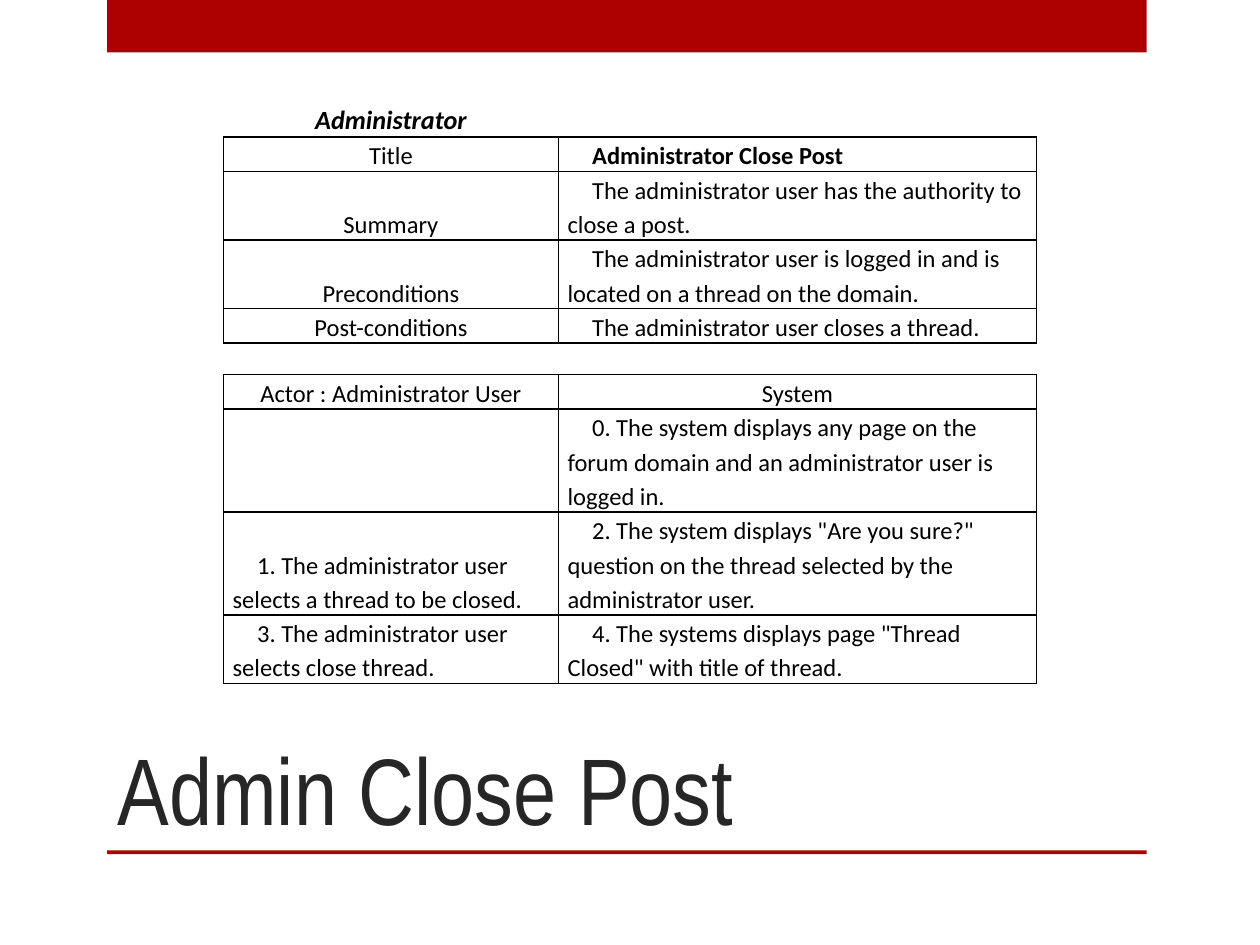
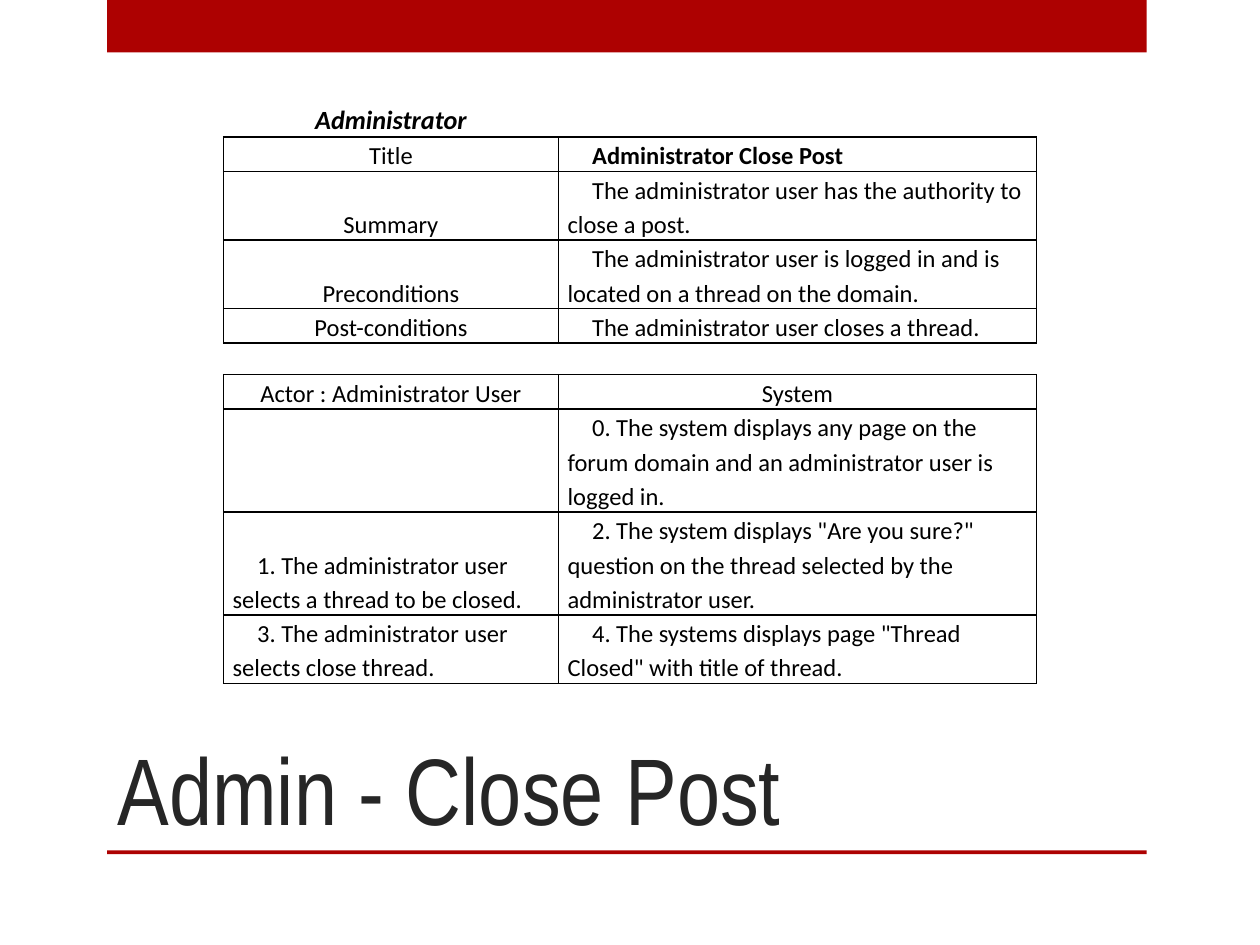
Before and after one commit to patrickbraud/CapstoneProject, a slide deck: slide 5 of Proposal/Design/Design_Presentation.pptx. Drawn at 1260x945 pixels with LibreOffice and Linux fonts; fonts in the diff are those of the drawing; background and template pictures are left out. Boxes give left, top, right and bottom in pixels: in the first picture for what was removed or moved away, otherwise in the second. Text is boxed around its words. In the diff, an @@ line names an element or a change of style, - is before the commit and + after.

```diff
--- a/Proposal/Design/Design_Presentation.pptx
+++ b/Proposal/Design/Design_Presentation.pptx
@@ title at [118,756,780,826]: text changed @@
-Admin Close Post
+Admin - Close Post
```
Also in this commit, not shown: 2 other slides changed, 2 slides added, 1 slide removed.
